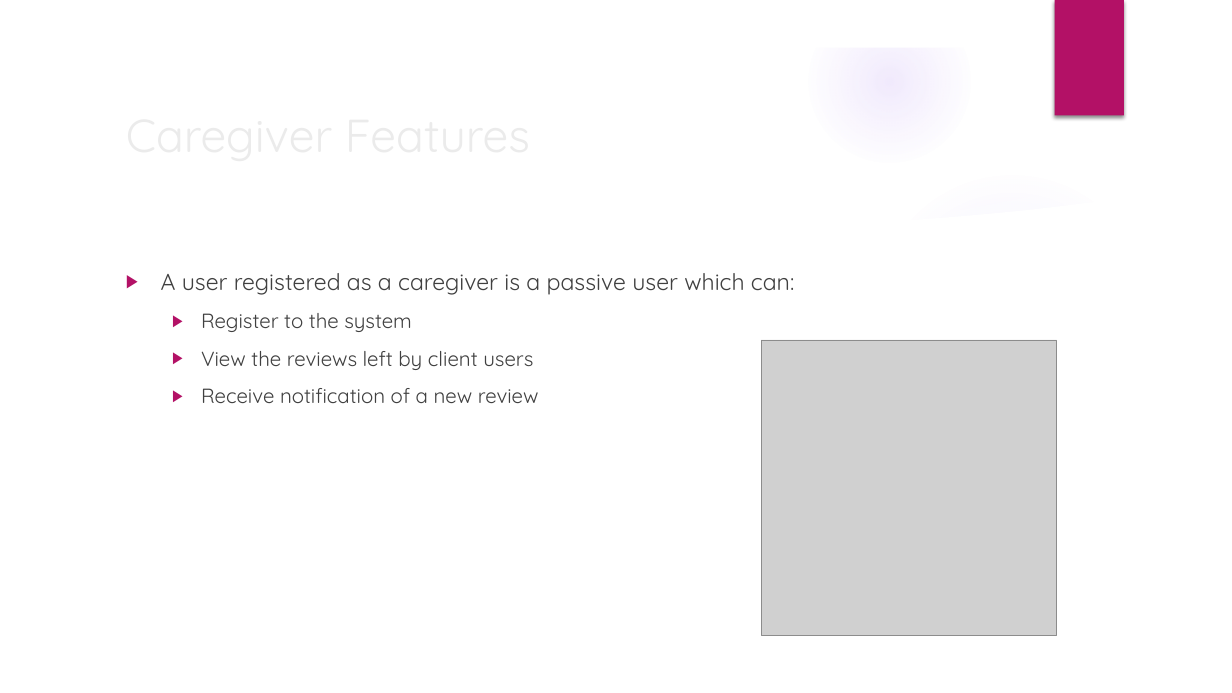
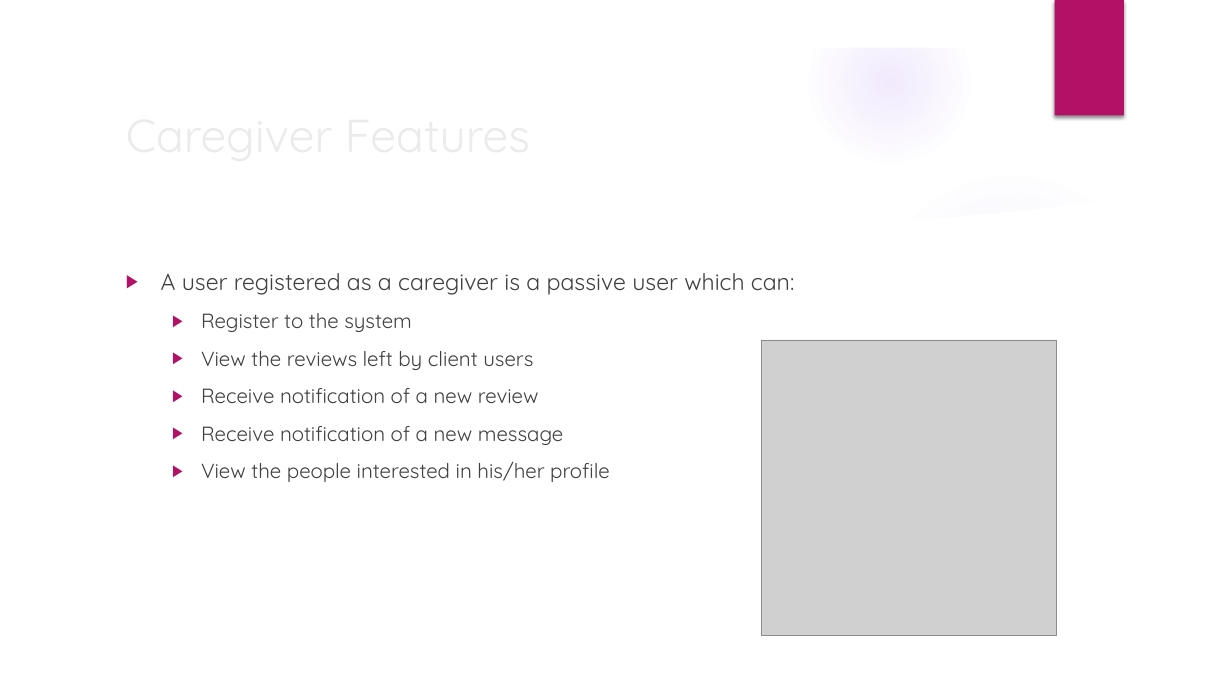
Before and after one commit to fedy97/Baddy-full-stack-app, a slide deck: slide 5 of documentation/Baddy_presentation.pptx (slide 6 before the commit). Drawn at 1232x693 pixels with LibreOffice and Linux fonts; fonts in the diff are those of the drawing; grey boxes stand for pictures; background and template pictures are left out. Boxes give left, top, right and bottom in pixels: in the first picture for what was removed or moved away, otherwise in the second. Text is boxed around its words. In the diff, an @@ line names an element or a change of style, - is before the commit and + after.

Commit message:
added notification for messages + power point update

```diff
--- a/documentation/Baddy_presentation.pptx
+++ b/documentation/Baddy_presentation.pptx
@@ text at (201, 426, 609, 482): paragraphs added @@
+  ▶ Receive notification of a new message
+  ▶ View the people interested in his/her profile
```
Also in this commit, not shown: 2 other slides changed, 8 slides added, 1 other file.
